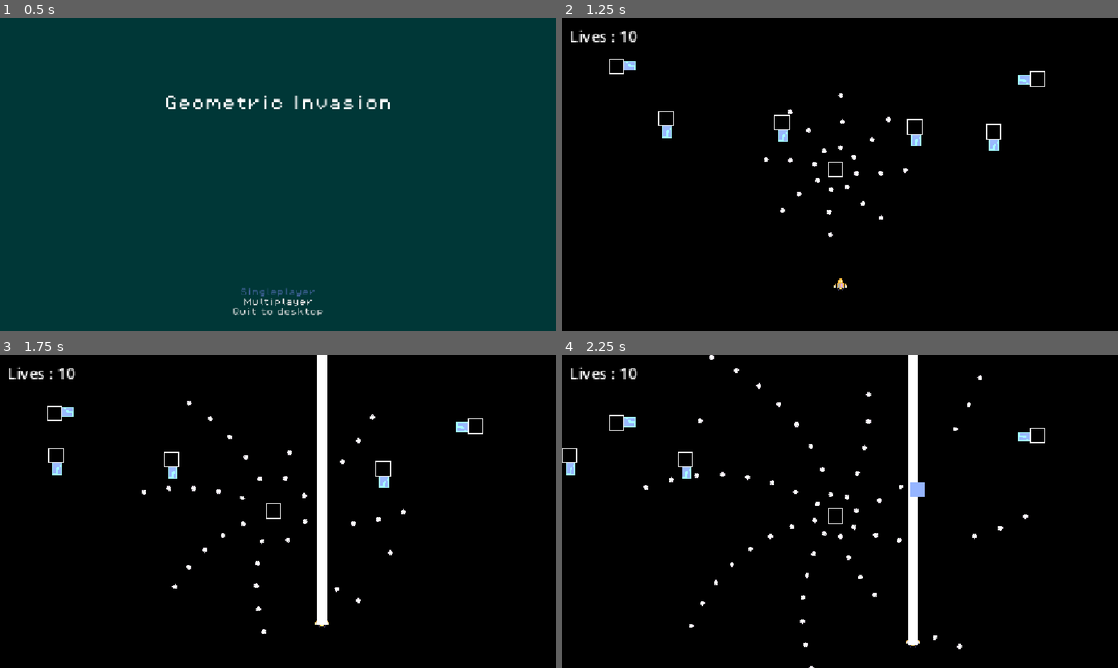
Above: before the commit, frames 1-4 (two rows, left to right).
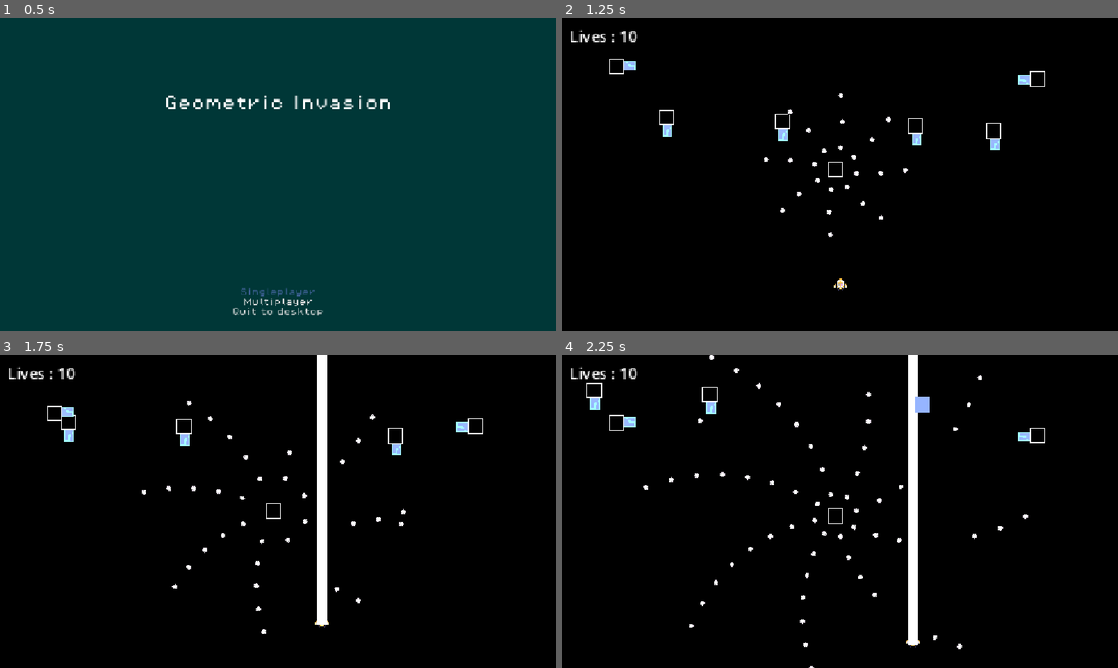
Above: after the commit, the same moments.

Repository: Draftier/Geometric-Invasion-CSS-497
Game: Godot game, scene res://scenes/UI/main_menu.tscn
Two runs of this game, one before a commit and one after it. Both use one fixed random seed, a clock stepped at 60 frames per second and the inputs below.
Inputs:
- Up to frame 1 (0.5 s): no input
- Up to frame 2 (1.25 s): click "Singleplayer" at 0.5 s
- Up to frame 3 (1.75 s): hold Right (right) from 1.28 s (still down); tap X (ability) at 1.35 s
- Up to frame 4 (2.25 s): release Right (right) at 2.03 s; hold Down (down) from 2.03 s (still down); tap X (ability) at 2.1 s

Frame 1 is identical in both runs. In frame 2, 0.3% of the frame differs, in the area x 17-79%, y 29-87%; in frame 3, 0.6%; in frame 4, 0.7%, in the area x 0-67%, y 8-46%.

Commit message:
Added circle for player hurtbox

Diff:
--- a/geometric-invasion/resources/events/test_movement_data.tres
+++ b/geometric-invasion/resources/events/test_movement_data.tres
@@ -9,4 +9,5 @@
 "left": 0.1,
 "up": 0.1
 })
+function = "sin"
 metadata/_custom_type_script = "uid://thlx0gtur2d4"
--- a/geometric-invasion/scenes/Player/player.tscn
+++ b/geometric-invasion/scenes/Player/player.tscn
@@ -8,6 +8,7 @@
 [ext_resource type="Script" uid="uid://12171bvbqp8w" path="res://scripts/hurt_and_hit_box/hurtbox.gd" id="6_hvfru"]
 [ext_resource type="Texture2D" uid="uid://rjf6qb8ty32e" path="res://assets/sprites/eplosion_1.png" id="6_tuyoq"]
 [ext_resource type="Script" uid="uid://dhan5ja6q4fjx" path="res://scripts/hurt_and_hit_box/hitbox.gd" id="7_dl1wr"]
+[ext_resource type="Texture2D" uid="uid://uvk4s6j4ws4c" path="res://assets/sprites/circle_1.png" id="9_wwtew"]
 
 [sub_resource type="CircleShape2D" id="CircleShape2D_a06cl"]
 radius = 9.0
@@ -147,6 +148,11 @@
 material = SubResource("ShaderMaterial_fjrip")
 sprite_frames = SubResource("SpriteFrames_d8ny1")
 
+[node name="Circle1" type="Sprite2D" parent="AnimatedSprite2D" unique_id=794718962]
+position = Vector2(-3.8146973e-06, -3.8146973e-06)
+scale = Vector2(0.02580646, 0.02580646)
+texture = ExtResource("9_wwtew")
+
 [node name="Hitbox" type="Area2D" parent="AnimatedSprite2D" unique_id=1759807793]
 collision_mask = 0
 monitoring = false
--- a/geometric-invasion/scripts/enemy/base_enemy.gd
+++ b/geometric-invasion/scripts/enemy/base_enemy.gd
@@ -35,6 +35,7 @@
 var is_dead : bool = false
 @onready var screen : Vector2 = get_viewport_rect().size
 var target_pos : Vector2
+var function_direction
 
 func _ready() -> void:
 	## Initialize the direction based on inspector values
@@ -57,7 +58,7 @@
 	time += delta
 
 	# Move the enemy
-	global_position += direction_vector * speed * delta
+	global_position += function_direction * speed * delta
 
 
 	if  round(global_position) == round(target_pos):
@@ -144,7 +145,7 @@
 			direction_vector = Vector2.ZERO
 		target_pos = self.position + direction_vector.normalized() * distance_to_move
 		# Variables to store initial direction and angle
-		var function_direction = direction_vector
+		function_direction = direction_vector
 		var angle
 		if movement_events.function == "sin":
 			angle = sin(time * 1.5) * 50
@@ -153,7 +154,7 @@
 		print(direction_vector)
 		await movement_finished
 
-	direction_vector = Vector2.ZERO
+	function_direction = Vector2.ZERO
 
 
 func leave_screen() -> void:
--- a/geometric-invasion/scripts/player/player.gd
+++ b/geometric-invasion/scripts/player/player.gd
@@ -75,8 +75,10 @@
 		$CanvasLayer/Label.text = "Lives : " + str(lives)
 		var timer = get_tree().create_timer(0.7)
 		$AnimatedSprite2D.play("explosion")
+		$AnimatedSprite2D/Circle1.visible = false
 		await timer.timeout
 		$AnimatedSprite2D.play("default")
+		$AnimatedSprite2D/Circle1.visible = true
 		$InvulnerabilityTimer.start()
 	else:
 		return
Binary file added: geometric-invasion/assets/sprites/circle_1.png
Not shown, added: geometric-invasion/assets/sprites/circle_1.png.import
